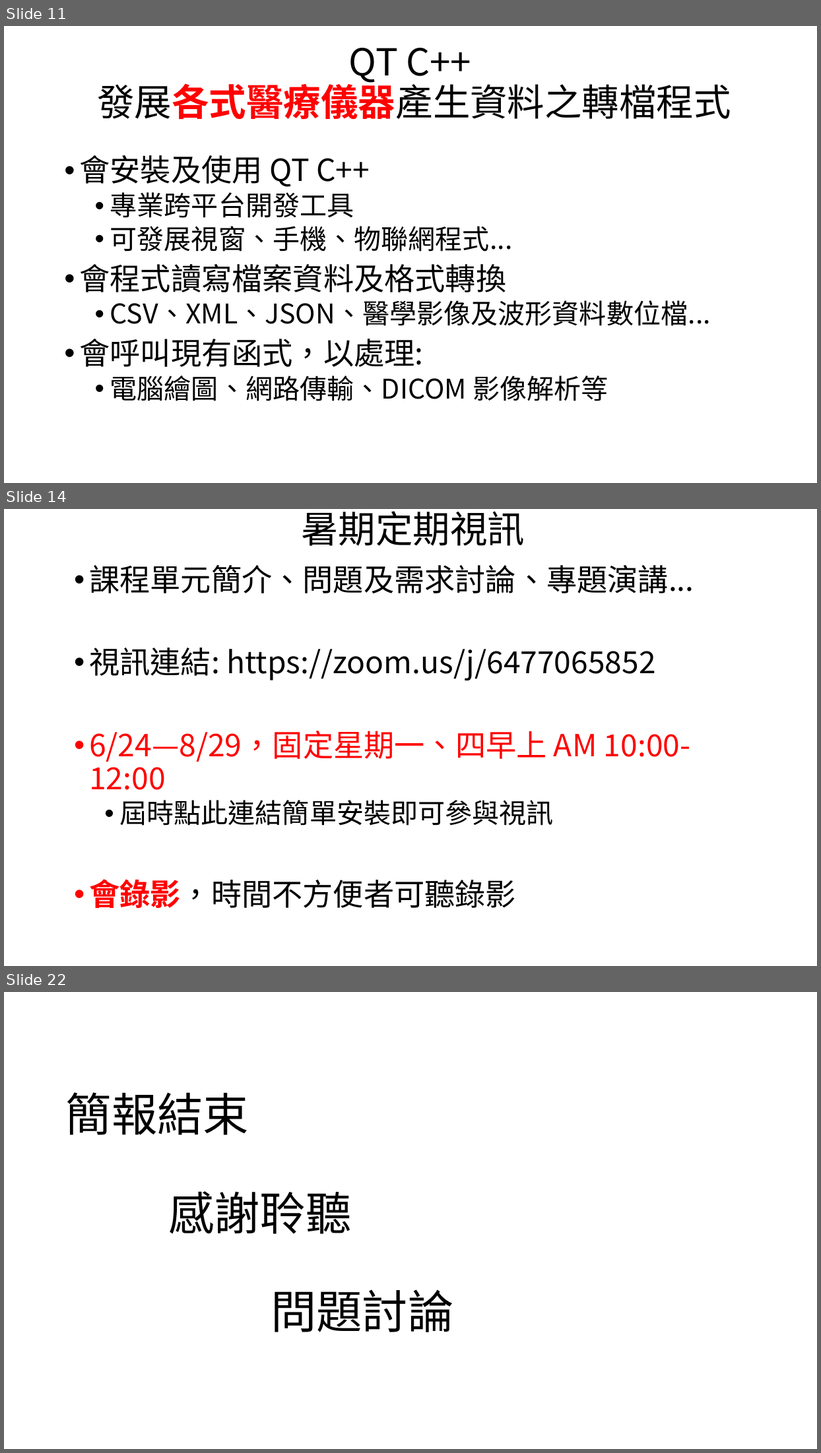
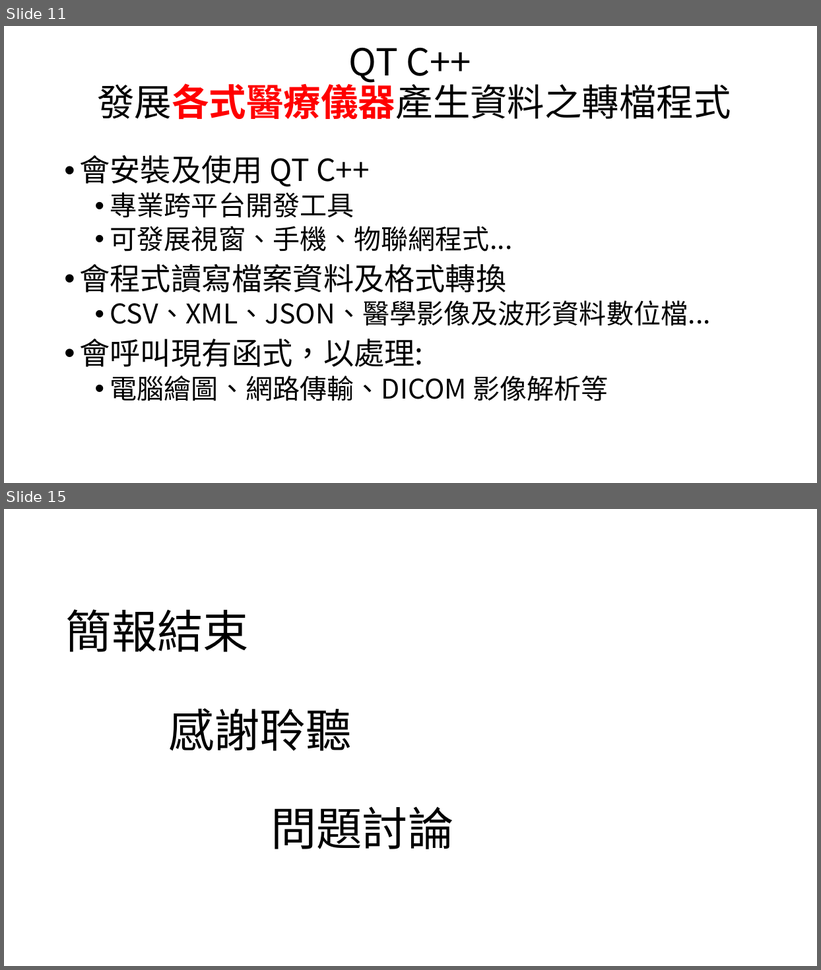
Before and after one commit to mos2718/MI20, a slide deck: S0_Introduction108.pptx. Shown one above the other, each under a label of ours: slides 11, 14 and 22 before the commit, slides 11 and 15 after it; the slides between them are not shown. The pictures are 821x1453 and 821x970 pixels, drawn with LibreOffice and Linux fonts; fonts in the diff are those of the drawing; background and template pictures are left out. Boxes give left, top, right and bottom in pixels: in the first picture for what was removed or moved away, otherwise in the second. Text is boxed around its words. In the diff, an @@ line names an element or a change of style, - is before the commit and + after.

```diff
--- a/S0_Introduction108.pptx
+++ b/S0_Introduction108.pptx
@@ slide 14 removed at bbox=[4, 509, 817, 966], background picture (left out) @@
@@ title removed at bbox=[301, 511, 525, 546] @@
-暑期定期視訊
@@ text removed at bbox=[89, 565, 694, 908] @@
-• 課程單元簡介、問題及需求討論、專題演講...
-• 視訊連結: https://zoom.us/j/6477065852
-• 6/24—8/29，固定星期一、四早上 AM 10:00-12:00
-  • 屆時點此連結簡單安裝即可參與視訊
-• 會錄影，時間不方便者可聽錄影
@@ what was slide 22 is now slide 15 @@
```
Also in this commit, not shown: 3 slides changed, 6 other slides removed, 1 other file.
